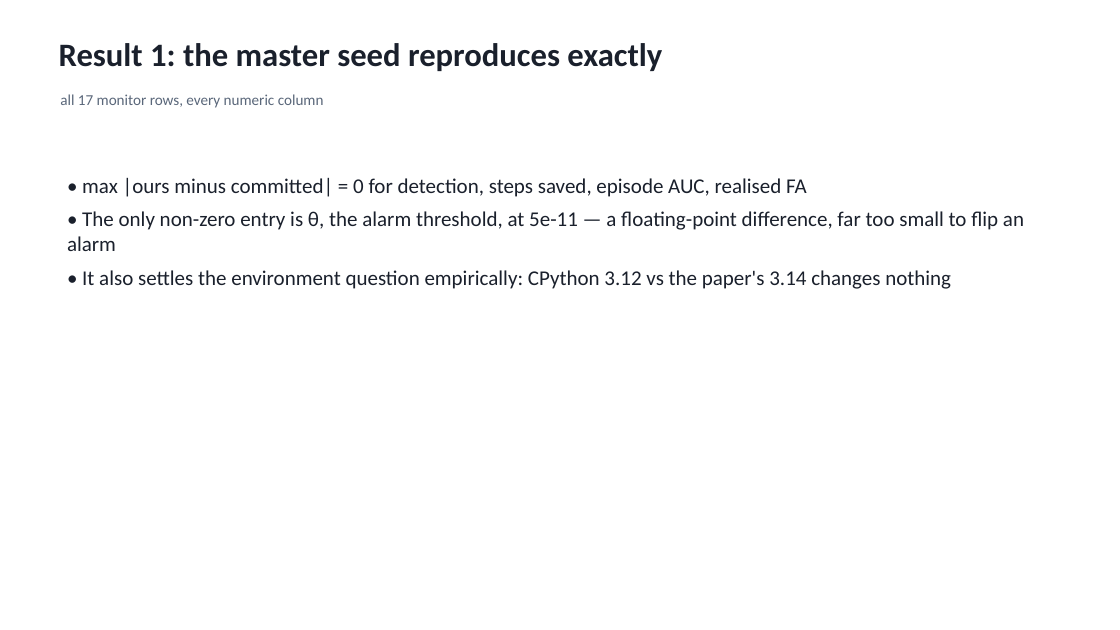
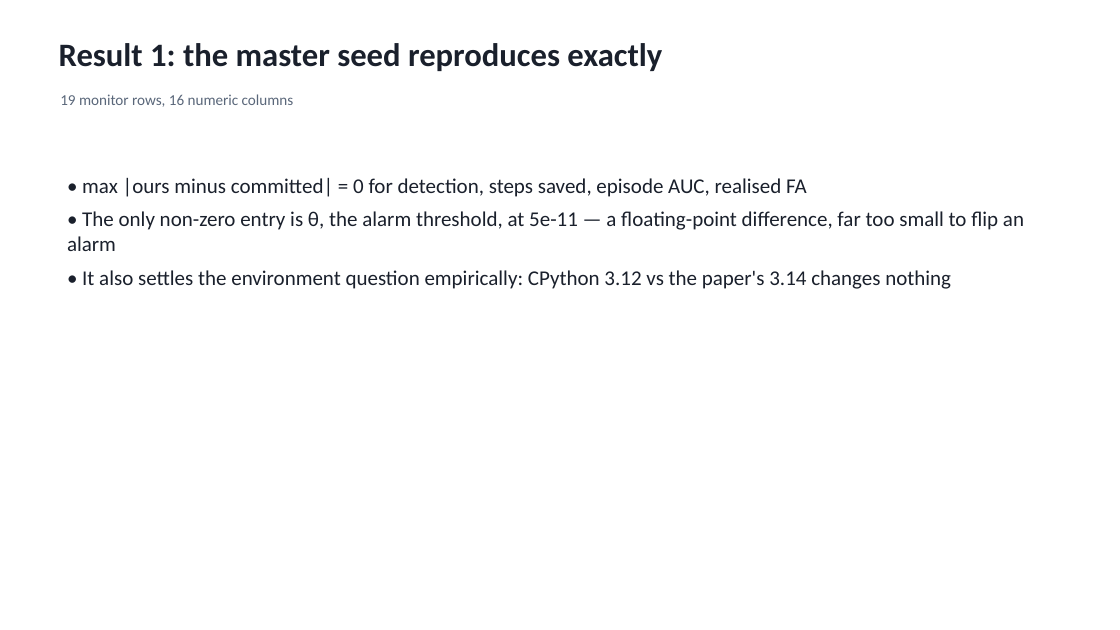
Before and after one commit to SamielSun/Individual-project-trajectory-sentinel-reproduce, a slide deck: slide 6 of slides/presentation.pptx. Drawn at 1120x630 pixels with LibreOffice and Linux fonts; fonts in the diff are those of the drawing. Boxes give left, top, right and bottom in pixels: in the first picture for what was removed or moved away, otherwise in the second. Text is boxed around its words. In the diff, an @@ line names an element or a change of style, - is before the commit and + after.

```diff
--- a/slides/presentation.pptx
+++ b/slides/presentation.pptx
@@ text at bbox=[60, 94, 294, 107]: text changed @@
-all 17 monitor rows, every numeric column
+19 monitor rows, 16 numeric columns
```
Also in this commit, not shown: 8 other files.
